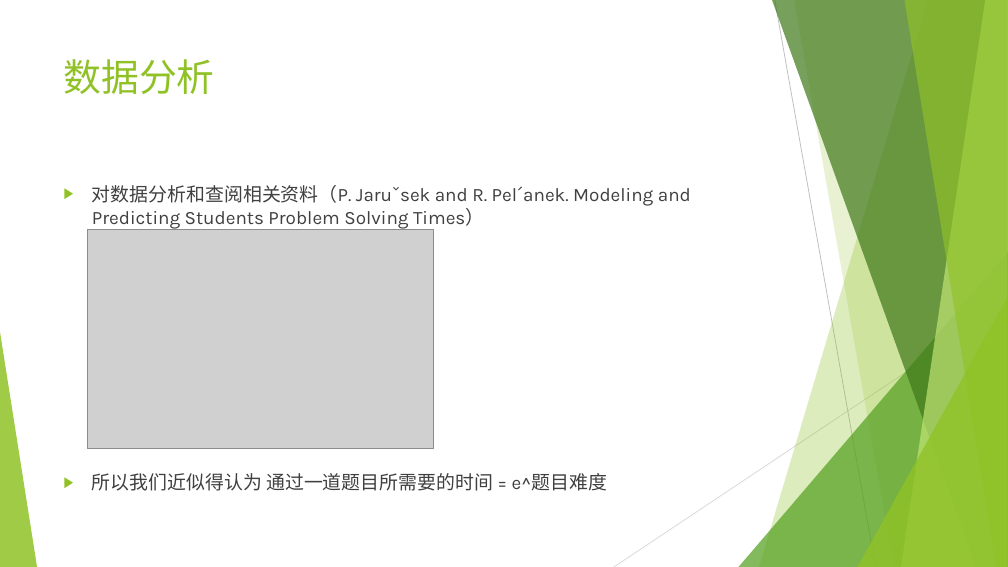
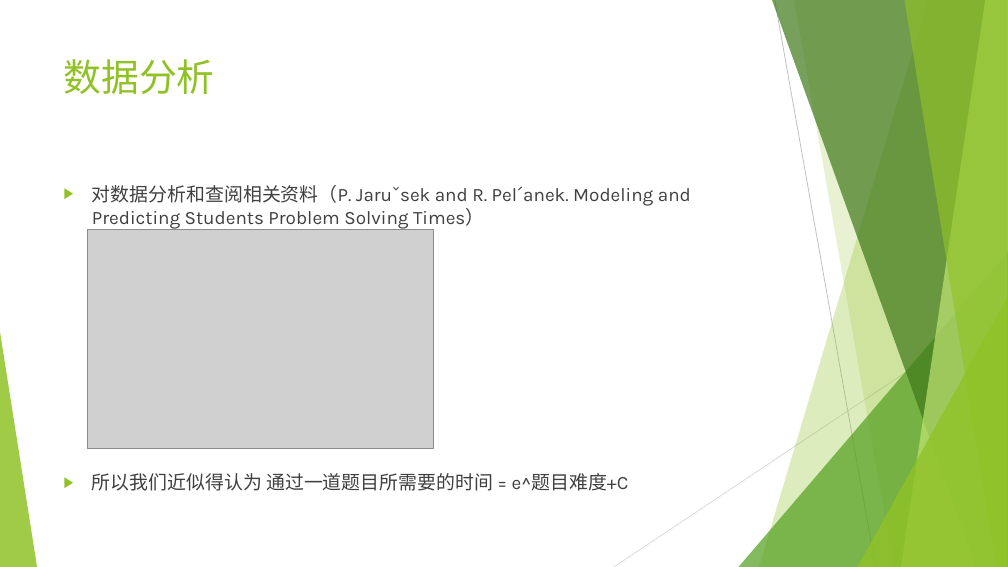
Before and after one commit to wukailu/CPRS, a slide deck: slide 10 of 个性化ACM选手CodeForces题目推荐系统报告.pptx. Drawn at 1008x567 pixels with LibreOffice and Linux fonts; fonts in the diff are those of the drawing; grey boxes stand for pictures. Boxes give left, top, right and bottom in pixels: in the first picture for what was removed or moved away, otherwise in the second. Text is boxed around its words. In the diff, an @@ line names an element or a change of style, - is before the commit and + after.

```diff
--- a/个性化ACM选手CodeForces题目推荐系统报告.pptx
+++ b/个性化ACM选手CodeForces题目推荐系统报告.pptx
@@ text at <box>92,473,629,491</box>: text changed @@
-▶ 所以我们近似得认为 通过一道题目所需要的时间 = e^题目难度
+▶ 所以我们近似得认为 通过一道题目所需要的时间 = e^题目难度+C
```
Also in this commit, not shown: 2 other files.
